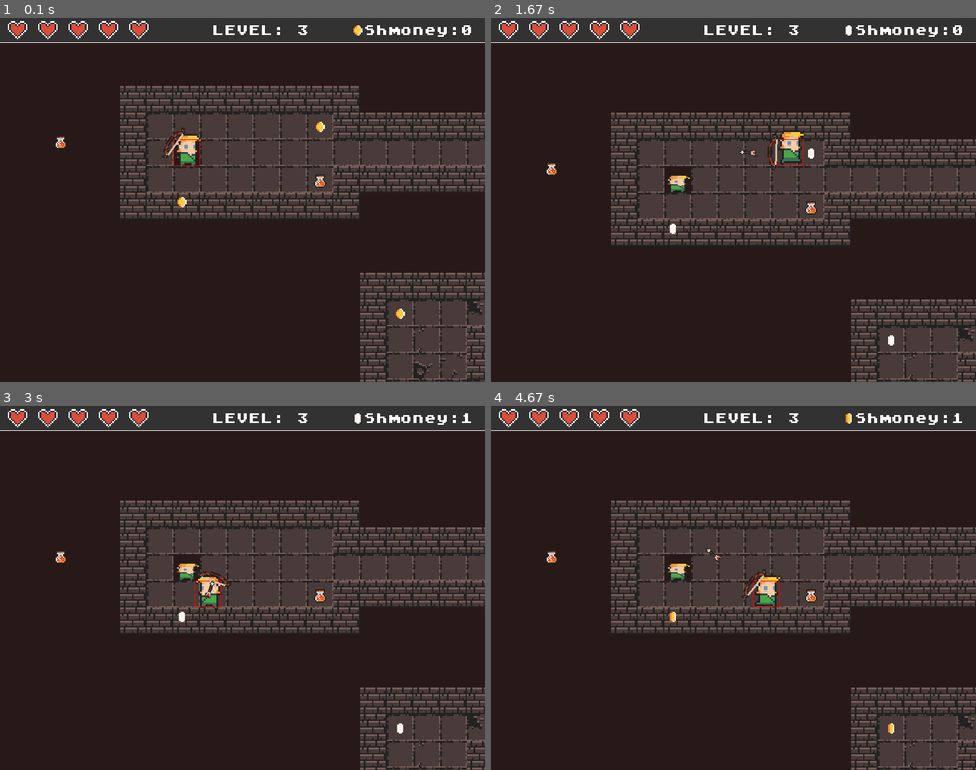
Above: before the commit, frames 1-4 (two rows, left to right).
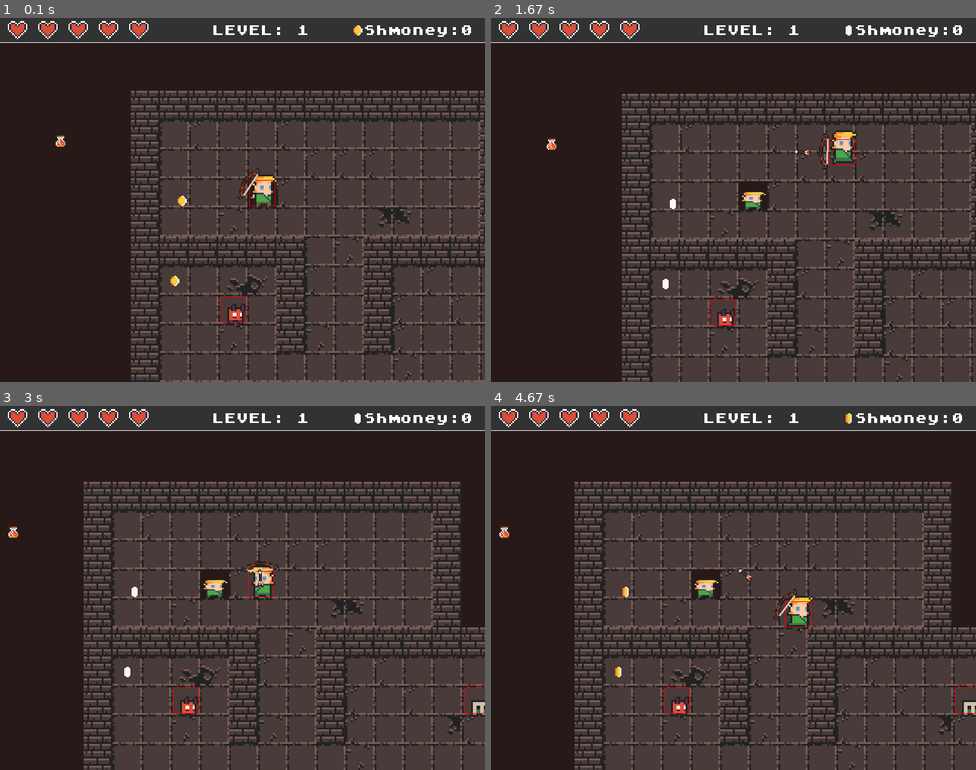
Above: after the commit, the same moments.

Repository: Zakariaelfettahi/Pygame
Game: pygame game, started from main.py
Same seed, same stepped clock (60 frames per second), same inputs: the game is played once before the commit and once after it.
Inputs (mouse positions are in pixels of both pictures, inside the frame that each line leads up to):
- Up to frame 1 (0.1 s): no input
- Up to frame 2 (1.67 s): hold D 0.33-0.8 s; move the mouse to (714, 214) at 0.37 s; hold W 0.83-1.13 s; move the mouse to (888, 189) at 0.87 s; click (782, 280) at 1.22 s; hold D from 1.5 s (still down); click (583, 145) at 1.58 s
- Up to frame 3 (3 s): release D at 1.97 s; hold A 2-2.53 s; click (315, 460) at 2.08 s; hold S 2.57-2.87 s; click (300, 620) at 2.65 s; hold A from 2.9 s (still down); click (252, 464) at 2.98 s
- Up to frame 4 (4.67 s): release A at 3.3 s; hold S 3.33-3.7 s; click (718, 526) at 3.42 s; hold D 3.73-4.37 s; click (917, 726) at 3.82 s; hold S from 4.4 s (still down); click (665, 511) at 4.48 s

The runs differ from the first frame. In frame 1, 38% of the frame differs, in the area x 11-100%, y 2-100%; in frame 2, 38%; in frame 3, 42%; in frame 4, 42%, in the area x 1-100%, y 2-100%.

Commit message:
added functionality to the exit tile

Diff:
--- a/character.py
+++ b/character.py
@@ -16,7 +16,7 @@
         self.alive = True
         self.update_time = pygame.time.get_ticks()
         self.image = self.animation_list[self.action][self.frame_index]
-        self.rect = pygame.Rect(0,0,constants.TILE_SIZE * size, constants.TILE_SIZE*size)
+        self.rect = pygame.Rect(0,0,constants.TILE_SIZE*0.90 * size, constants.TILE_SIZE*size*0.90)
         self.rect.center = (x, y)
         self.coins = 0
         self.hit = False
@@ -24,7 +24,20 @@
         self.last_attack = pygame.time.get_ticks()
         self.stunned =  False
 
-    def move(self,dx,dy, obstacle_tiles):
+    def move(self,dx,dy, obstacle_tiles, exit_tile = None):
+        #level completion
+        level_complete = False
+
+        if self.char_type == 0:
+            if exit_tile[1].colliderect(self.rect):
+                #ensure player is the right distance
+                exit_dist = math.sqrt((self.rect.centerx - exit_tile[1].centerx)**2) + ((self.rect.centery - exit_tile[1].centery)**2)
+                if exit_dist < 20:
+                    level_complete = True
+
+
+
+
         #screen scroll
         screen_scroll = [0,0]
 
@@ -85,7 +98,7 @@
                 screen_scroll[1] = constants.SCROLL_THRESH - self.rect.top
                 self.rect.top = constants.SCROLL_THRESH
 
-        return screen_scroll
+        return screen_scroll, level_complete
 
     def ai(self, player, obstacle_tiles, screen_scroll, fireball_image):
         fireball = None
--- a/constants.py
+++ b/constants.py
@@ -4,34 +4,19 @@
 SCALER = 3
 SCREEN_WIDTH = 800
 SCREEN_HEIGHT = 600
-SPEED = 5
+SPEED = 4
 ARROW_SPEED = 10
-ENEMY_SPEED = 4
+ENEMY_SPEED = 3
 OFFSET = 12
 WEAPON_SCALER = 1.5
 ITEM_SCALER = 2.5
 POTION_SCALER = 2
 TOP_PANNEL = (50,50,50)
-TILE_SIZE = 16 * ITEM_SCALER*1.1 #fixeed this
+TILE_SIZE = 16 * ITEM_SCALER*1.2 #fixeed this
 TILE_RANGE = 18
 ROWS = 150
 COLS = 150
-LEVEL = 3
-
-MAP = []
-for row in range(ROWS):
-    r = [-1] * COLS
-    MAP.append(r)
-
-with open(f"levels/level{LEVEL}_data.csv", newline='') as csvfile:
-    reader = csv.reader(csvfile, delimiter=',')
-    for x, row in enumerate(reader):
-        for y, tile in enumerate(row):
-            MAP[x][y] = int(tile)
-
-
-
-
+LEVEL = 1
 
 RED = (255,0,0)
 WHITE = (255,255,255)
--- a/main.py
+++ b/main.py
@@ -4,6 +4,7 @@
 from weapon import Weapon
 from items import Items
 from world import World
+import csv
 
 pygame.init()
 
@@ -14,7 +15,7 @@
 clock = pygame.time.Clock()
 
 #define level variable
-level = constants.LEVEL
+level = 1
 
 #define screen scroll
 screen_scroll = [0,0]
@@ -77,10 +78,21 @@
             temp_list.append(player_image)
         animation_list.append(temp_list)
     mob_animations.append(animation_list)
+#MAP
+MAP = []
+for row in range(constants.ROWS):
+    r = [-1] * constants.COLS
+    MAP.append(r)
+
+with open(f"levels/level{level}_data.csv", newline='') as csvfile:
+    reader = csv.reader(csvfile, delimiter=',')
+    for x, row in enumerate(reader):
+        for y, tile in enumerate(row):
+            MAP[x][y] = int(tile)
 
 #draw world
 world = World()
-world.process_data(constants.MAP, tile_list, item_images, mob_animations)
+world.process_data(MAP, tile_list, item_images, mob_animations)
 # draw grid
 def draw_bg():
     for x in range(30):
@@ -113,6 +125,24 @@
     #draw coins
     draw_text(f"Shmoney:{player.coins}", font, constants.WHITE, 600, 10)
 
+#reset level
+def reset_level():
+    #clear
+    damage_text_group.empty()
+    arrow_group.empty()
+    item_group.empty()
+    fireball_group .empty()
+
+    #set
+    data = []
+    for row in range(constants.ROWS):
+        r = [-1] * constants.COLS
+        data.append(r)
+
+    return data
+
+
+
 #Damage text class
 font = pygame.font.Font("assets/fonts/AtariClassic.ttf", 20)
 class DamageText(pygame.sprite.Sprite):
@@ -193,7 +223,7 @@
         dx = +constants.SPEED
 
     #move player
-    screen_scroll = player.move(dx,dy, world.obstacle_tiles)
+    screen_scroll, level_complete  = player.move(dx,dy, world.obstacle_tiles, world.exit_tile)
 
     #update world
     world.update(screen_scroll)
@@ -255,6 +285,32 @@
     #draw fireball
     for fireball in fireball_group:
         fireball.draw(screen)
+
+    #check level completion
+    if level_complete and level < 3:
+        level += 1
+        MAP = reset_level()
+
+        with open(f"levels/level{constants.LEVEL}_data.csv", newline='') as csvfile:
+            reader = csv.reader(csvfile, delimiter=',')
+            for x, row in enumerate(reader):
+                for y, tile in enumerate(row):
+                    MAP[x][y] = int(tile)
+        world = World()
+        world.process_data(MAP, tile_list, item_images, mob_animations)
+
+        temp_hp = player.health
+        temp_xp = player.coins
+
+        player = world.player
+        player.health = temp_hp
+        player.coins = temp_xp
+        enemy_list = world.character_list
+        score_coin = Items(590, 19, 0, coin_images, True)
+        item_group.add(score_coin)
+
+        for item in world.item_list:
+            item_group.add(item)
 
 
     #event handler (pressing keys, quiting the game)
